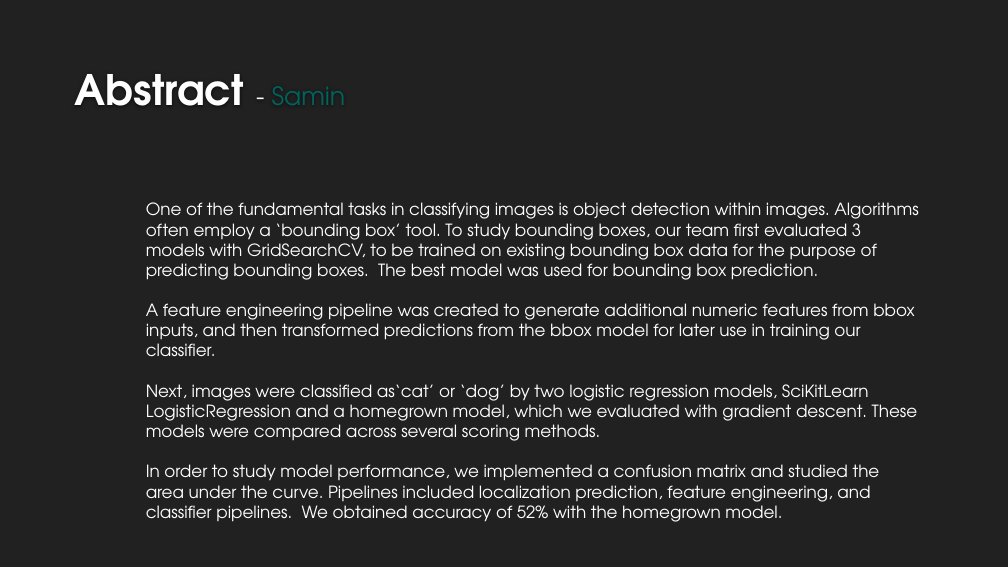
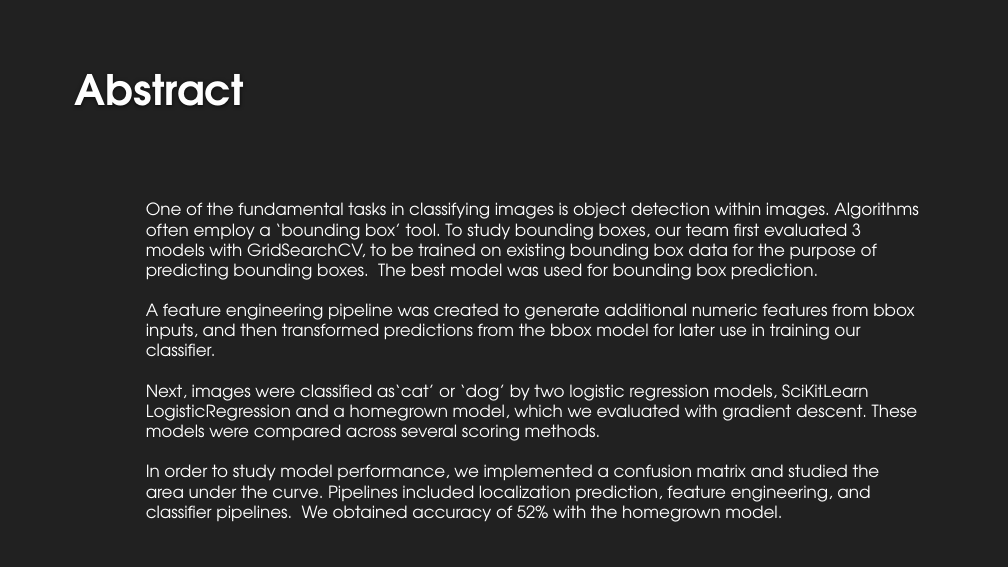
Before and after one commit to LaurenMadar/AML-finalgroup2, a slide deck: slide 2 of other/Group2_Phase1.pptx. Drawn at 1008x567 pixels with LibreOffice and Linux fonts; fonts in the diff are those of the drawing; background and template pictures are left out. Boxes give left, top, right and bottom in pixels: in the first picture for what was removed or moved away, otherwise in the second. Text is boxed around its words. In the diff, an @@ line names an element or a change of style, - is before the commit and + after.

```diff
--- a/other/Group2_Phase1.pptx
+++ b/other/Group2_Phase1.pptx
@@ title at (75, 74, 245, 106): text changed @@
-Abstract - Samin
+Abstract
```
Also in this commit, not shown: 3 other slides changed, 1 slide added.
